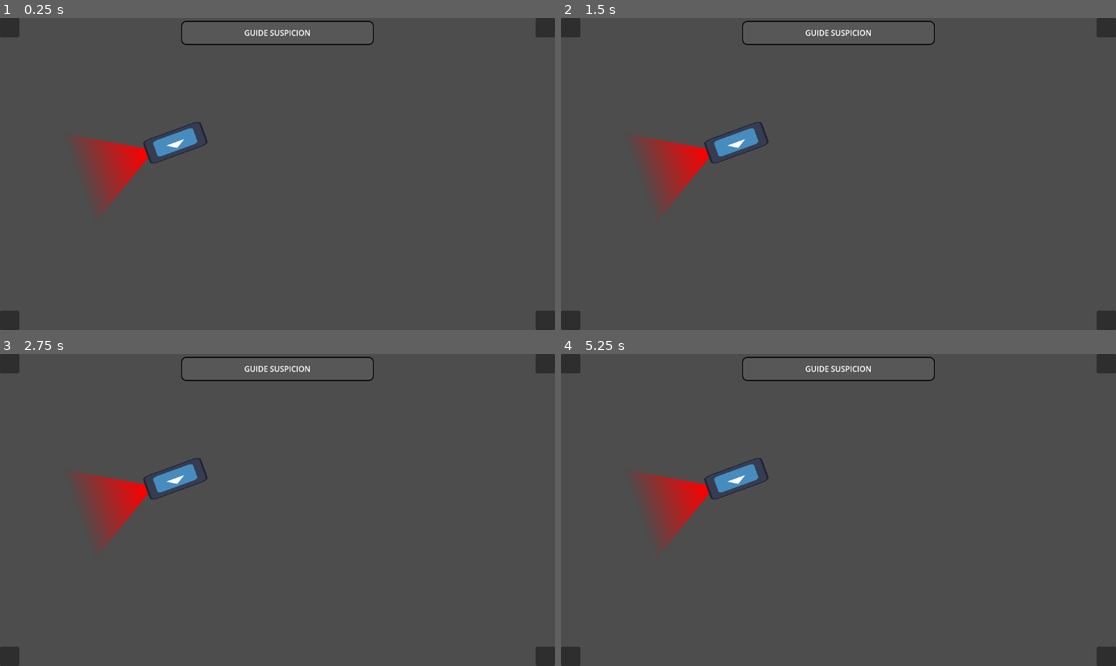
Above: before the commit, frames 1-4 (two rows, left to right).
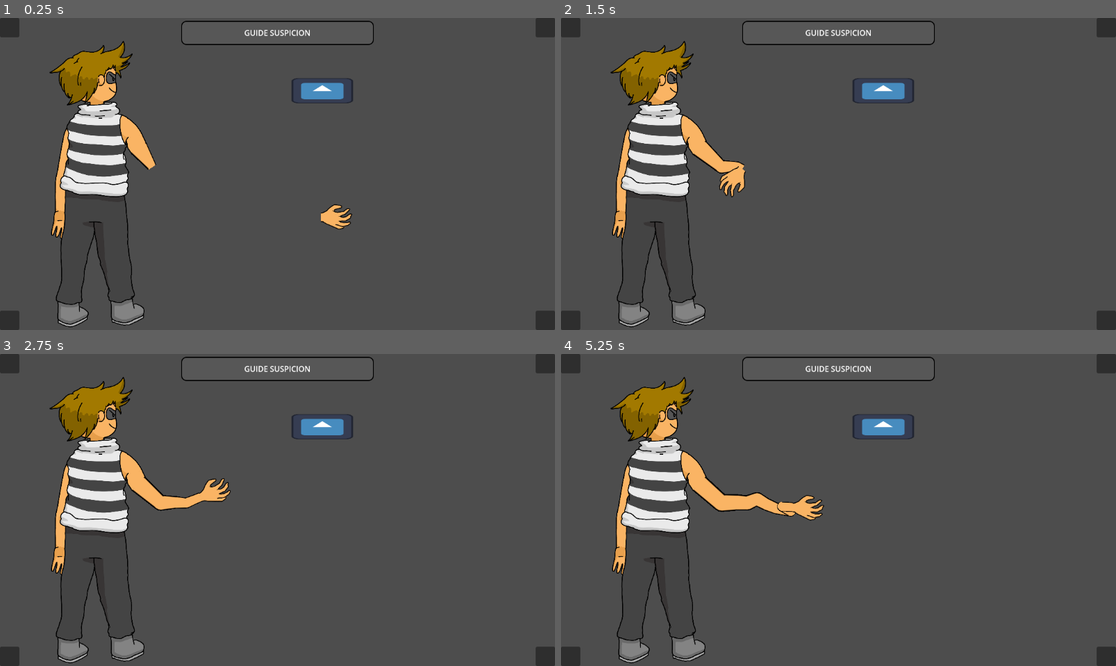
Above: after the commit, the same moments.

Repository: Skyepulse/LUDUM_DARE_58_MATELOU-CO
Game: Godot game, scene res://scenes/scene_tests_MAEL.tscn
Same seed, same stepped clock (60 frames per second), same inputs: the game is played once before the commit and once after it. The engine's default icon, where the game draws it, is replaced by a stand-in: a white triangle on a blue panel in a dark square.
Inputs (mouse positions are in pixels of both pictures, inside the frame that each line leads up to):
- Up to frame 1 (0.25 s): no input
- Up to frame 2 (1.5 s): tap Enter at 0.5 s; move the mouse to (960, 158) at 0.52 s; click (960, 158) at 0.67 s; tap Space at 1.25 s; move the mouse to (727, 189) at 1.27 s; click (727, 189) at 1.42 s
- Up to frame 3 (2.75 s): tap Enter at 2 s; move the mouse to (333, 441) at 2.02 s; click (333, 441) at 2.17 s
- Up to frame 4 (5.25 s): tap Space at 2.75, 4.25 s; move the mouse to (810, 572) at 2.77 s; click (810, 572) at 2.92 s; tap Enter at 3.5 s; move the mouse to (1005, 556) at 3.52 s; click (1005, 556) at 3.67 s; move the mouse to (672, 463) at 4.27 s; click (672, 463) at 4.42 s; move the mouse to (866, 510) at 5.02 s; click (866, 510) at 5.17 s

The runs differ from the first frame. In frame 1, 8.0% of the frame differs, in the area x 8-64%, y 7-100%; in frame 2, 8.2%; in frame 3, 8.4%; in frame 4, 8.8%.
Error after the commit: Parse Error: Expected expression after "or" operator. (res://scripts/obstacle_camera.gd:39)

Commit message:
Added test collision

Diff:
--- a/project.godot
+++ b/project.godot
@@ -20,6 +20,10 @@
 GameManager="*res://scenes/game_manager.tscn"
 MainCamera2D="*res://scenes/main_camera_2d.tscn"
 
+[global_group]
+
+Player=""
+
 [rendering]
 
 renderer/rendering_method="gl_compatibility"
--- a/scenes/Obstacles/obs_camera.tscn
+++ b/scenes/Obstacles/obs_camera.tscn
@@ -23,6 +23,7 @@
 
 [node name="RayBox" type="Area2D" parent="."]
 position = Vector2(64, 0)
+collision_layer = 4
 
 [node name="CollisionShape2D" type="CollisionShape2D" parent="RayBox"]
 shape = SubResource("ConvexPolygonShape2D_8270b")
@@ -31,3 +32,6 @@
 [node name="Visual" type="Polygon2D" parent="RayBox"]
 color = Color(0.8235294, 0.1254902, 0.18431373, 1)
 vertex_colors = PackedColorArray(1, 0, 0, 1, 1, 0, 0, 0, 1, 0, 0, 0, 0.99215686, 0, 0, 1)
+
+[connection signal="area_entered" from="RayBox" to="." method="_on_ray_box_area_entered"]
+[connection signal="area_exited" from="RayBox" to="." method="_on_ray_box_area_exited"]
--- a/scenes/scene_tests_MAEL.tscn
+++ b/scenes/scene_tests_MAEL.tscn
@@ -1,11 +1,15 @@
-[gd_scene load_steps=2 format=3 uid="uid://bk3slmpm5pir5"]
+[gd_scene load_steps=3 format=3 uid="uid://bk3slmpm5pir5"]
 
 [ext_resource type="PackedScene" uid="uid://cwweperphcvw1" path="res://scenes/Obstacles/obs_camera.tscn" id="1_swdrb"]
+[ext_resource type="PackedScene" path="res://scenes/thief.tscn" id="2_2pelo"]
 
 [node name="SceneTestsMael" type="Node2D"]
 
 [node name="CameraObstacle" parent="." instance=ExtResource("1_swdrb")]
-position = Vector2(364, 259)
+position = Vector2(669, 151)
 rayLength = 150.0
 rayWidth = 200.0
 initRotation = 160.0
+
+[node name="Thief" parent="." instance=ExtResource("2_2pelo")]
+position = Vector2(287, 269)
--- a/scripts/obstacle_camera.gd
+++ b/scripts/obstacle_camera.gd
@@ -32,3 +32,11 @@
 
 func rotateCamera(degrees_val: float):
     rotation_degrees = wrapf(degrees_val, 0.0, 360.0)
+
+func _on_ray_box_area_entered(area: Area2D) -> void:
+    print("Body entered: %s" % area.name)
+
+    if
+
+func _on_ray_box_area_exited(area: Area2D) -> void:
+    print("Body exited: %s" % area.name)
